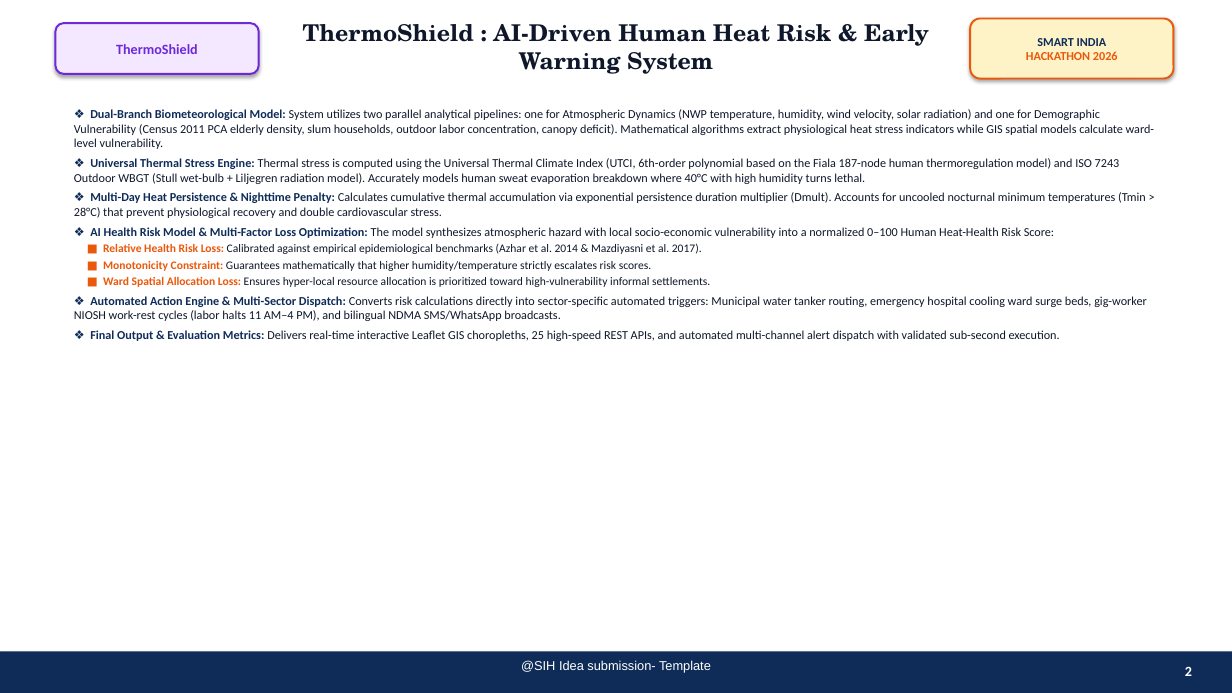
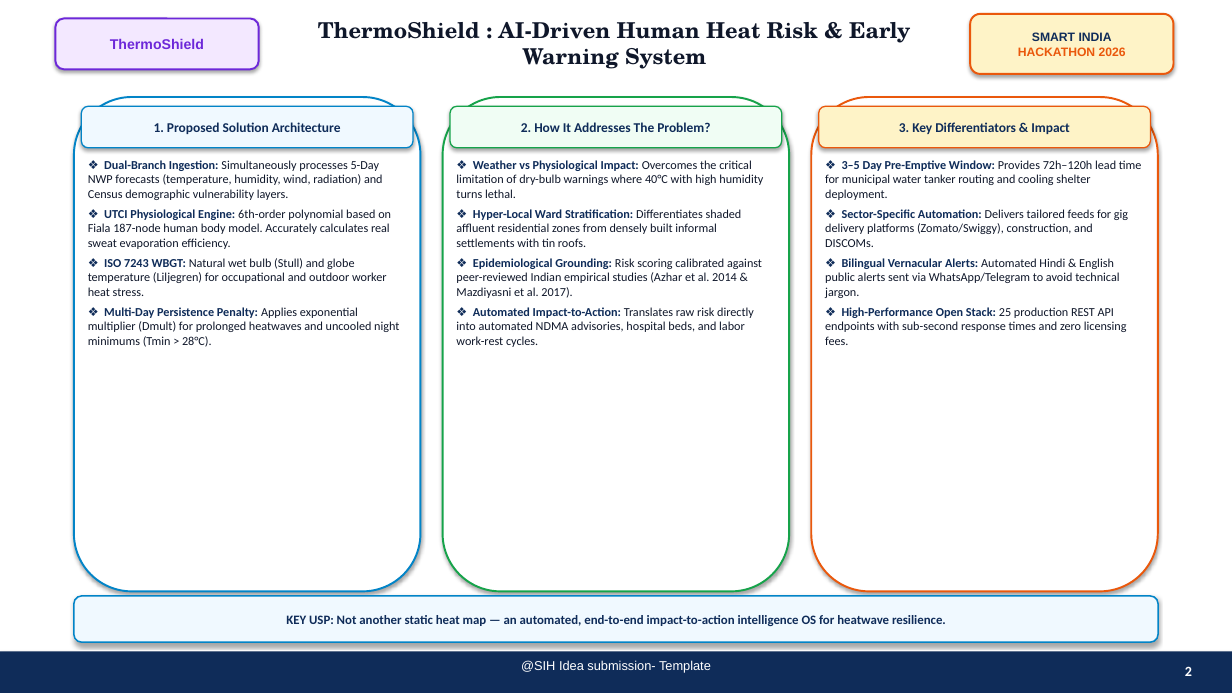
Before and after one commit to fatehbrar07/SIH26083-Heat-Risk, a slide deck: slide 2 of docs/sih/SIH2026_IDEA_Presentation_SIH26083_Official.pptx. Drawn at 1232x693 pixels with LibreOffice and Linux fonts; fonts in the diff are those of the drawing. Boxes give left, top, right and bottom in pixels: in the first picture for what was removed or moved away, otherwise in the second. Text is boxed around its words. In the diff, an @@ line names an element or a change of style, - is before the commit and + after.

Commit message:
docs: regenerate SIH26083 presentation aligning with references 1, 2, 3, 4 winning format

```diff
--- a/docs/sih/SIH2026_IDEA_Presentation_SIH26083_Official.pptx
+++ b/docs/sih/SIH2026_IDEA_Presentation_SIH26083_Official.pptx
@@ rounded rectangle "ThermoShield": place and size @@
-rounded rectangle "ThermoShield" at (55,23,259,74)
+rounded rectangle "ThermoShield" at (55,18,259,69)
@@ rounded rectangle "ThermoShield" at (55,18,259,69): font Calibri to Arial @@
@@ text "ThermoShield : AI-Driven Human Heat ...": place and size @@
-text "ThermoShield : AI-Driven Human Heat ..." at (303,24,929,74)
+text "ThermoShield : AI-Driven Human Heat ..." at (318,22,910,69)
@@ text "ThermoShield : AI-Driven Human Heat ..." at (318,22,910,69): size 18 to 17 pt @@
@@ rounded rectangle "SMART INDIA": place and size @@
-rounded rectangle "SMART INDIA" at (970,18,1174,79)
+rounded rectangle "SMART INDIA" at (970,14,1174,74)
@@ rounded rectangle "SMART INDIA" at (970,14,1174,74): font Calibri to Arial @@
@@ text removed at (74,109,1155,341) @@
-❖ Dual-Branch Biometeorological Model: System utilizes two parallel analytical pipelines: one for Atmospheric Dynamics (NWP temperature, humidity, wind velocity, solar radiation) and one for Demographic Vulnerability (Census 2011 PCA elderly density, slum households, outdoor labor concentration, canopy deficit). Mathematical algorithms extract physiological heat stress indicators while GIS spatial models calculate ward-level vulnerability.
-❖ Universal Thermal Stress Engine: Thermal stress is computed using the Universal Thermal Climate Index (UTCI, 6th-order polynomial based on the Fiala 187-node human thermoregulation model) and ISO 7243 Outdoor WBGT (Stull wet-bulb + Liljegren radiation model). Accurately models human sweat evaporation breakdown where 40°C with high humidity turns lethal.
-❖ Multi-Day Heat Persistence & Nighttime Penalty: Calculates cumulative thermal accumulation via exponential persistence duration multiplier (Dmult). Accounts for uncooled nocturnal minimum temperatures (Tmin > 28°C) that prevent physiological recovery and double cardiovascular stress.
-❖ AI Health Risk Model & Multi-Factor Loss Optimization: The model synthesizes atmospheric hazard with local socio-economic vulnerability into a normalized 0–100 Human Heat-Health Risk Score:
-■ Relative Health Risk Loss: Calibrated against empirical epidemiological benchmarks (Azhar et al. 2014 & Mazdiyasni et al. 2017).
-■ Monotonicity Constraint: Guarantees mathematically that higher humidity/temperature strictly escalates risk scores.
-■ Ward Spatial Allocation Loss: Ensures hyper-local resource allocation is prioritized toward high-vulnerability informal settlements.
-❖ Automated Action Engine & Multi-Sector Dispatch: Converts risk calculations directly into sector-specific automated triggers: Municipal water tanker routing, emergency hospital cooling ward surge beds, gig-worker NIOSH work-rest cycles (labor halts 11 AM–4 PM), and bilingual NDMA SMS/WhatsApp broadcasts.
-❖ Final Output & Evaluation Metrics: Delivers real-time interactive Leaflet GIS choropleths, 25 high-speed REST APIs, and automated multi-channel alert dispatch with validated sub-second execution.
@@ rounded rectangle added at (74,97,421,592), fill #FFFFFF, outline #0284C7 1.5 pt @@
@@ rounded rectangle added at (81,106,413,148), fill #F0F9FF, outline #0284C7 1 pt, 10.5 pt, text #0F2C59, bold @@
+1. Proposed Solution Architecture
@@ rounded rectangle added at (443,97,789,592), fill #FFFFFF, outline #16A34A 1.5 pt @@
@@ rounded rectangle added at (450,106,782,148), fill #F0FDF4, outline #16A34A 1 pt, 10.5 pt, text #0F2C59, bold @@
+2. How It Addresses The Problem?
@@ rounded rectangle added at (811,97,1158,592), fill #FFFFFF, outline #EA580C 1.5 pt @@
@@ rounded rectangle added at (819,106,1151,148), fill #FEF3C7, outline #EA580C 1 pt, 10.5 pt, text #0F2C59, bold @@
+3. Key Differentiators & Impact
@@ text added at (88,160,399,347), 9.5 pt, text #0F172A @@
+❖ Dual-Branch Ingestion: Simultaneously processes 5-Day NWP forecasts (temperature, humidity, wind, radiation) and Census demographic vulnerability layers.
+❖ UTCI Physiological Engine: 6th-order polynomial based on Fiala 187-node human body model. Accurately calculates real sweat evaporation efficiency.
+❖ ISO 7243 WBGT: Natural wet bulb (Stull) and globe temperature (Liljegren) for occupational and outdoor worker heat stress.
+❖ Multi-Day Persistence Penalty: Applies exponential multiplier (Dmult) for prolonged heatwaves and uncooled night minimums (Tmin > 28°C).
@@ text added at (456,160,763,347), 9.5 pt, text #0F172A @@
+❖ Weather vs Physiological Impact: Overcomes the critical limitation of dry-bulb warnings where 40°C with high humidity turns lethal.
+❖ Hyper-Local Ward Stratification: Differentiates shaded affluent residential zones from densely built informal settlements with tin roofs.
+❖ Epidemiological Grounding: Risk scoring calibrated against peer-reviewed Indian empirical studies (Azhar et al. 2014 & Mazdiyasni et al. 2017).
+❖ Automated Impact-to-Action: Translates raw risk directly into automated NDMA advisories, hospital beds, and labor work-rest cycles.
@@ text added at (825,160,1142,345), 9.5 pt, text #0F172A @@
+❖ 3–5 Day Pre-Emptive Window: Provides 72h–120h lead time for municipal water tanker routing and cooling shelter deployment.
+❖ Sector-Specific Automation: Delivers tailored feeds for gig delivery platforms (Zomato/Swiggy), construction, and DISCOMs.
+❖ Bilingual Vernacular Alerts: Automated Hindi & English public alerts sent via WhatsApp/Telegram to avoid technical jargon.
+❖ High-Performance Open Stack: 25 production REST API endpoints with sub-second response times and zero licensing fees.
@@ rounded rectangle added at (74,596,1158,642), fill #F0F9FF, outline #0284C7 1.2 pt, 10 pt, text #0F2C59, bold @@
+KEY USP: Not another static heat map — an automated, end-to-end impact-to-action intelligence OS for heatwave resilience.
```
Also in this commit, not shown: 5 other slides changed, 1 other file.
